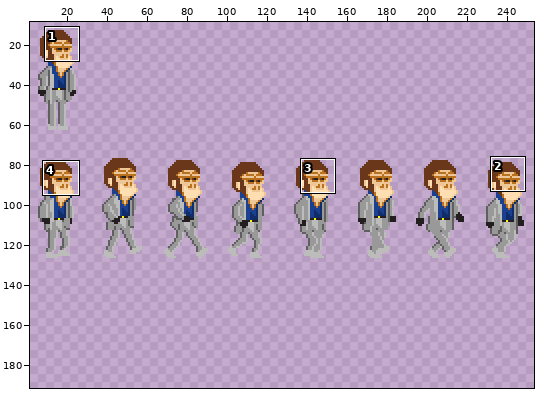
Sprite sheet -- ressources/images/characters/gorilla_mob4_walk.png. The first picture is a wide view before the edit; the outline marks the close-up.
Close-up. As it was:
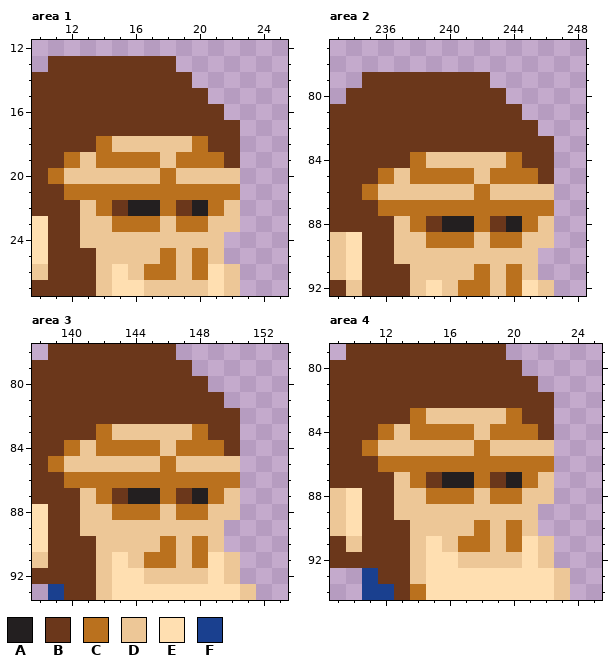
The file is 256x128 pixels. Colours within 5 levels of each other are drawn and written as one. Shown: area 1: x 10..25, y 12..27; area 2: x 233..248, y 77..92; area 3: x 138..153, y 78..93; area 4: x 9..25, y 79..94. The old version is drawn lined up with the new one, on the new canvas. The wide view leaves out empty margins. The commit also changed other parts of the picture, which this record leaves out.
Palette (. is transparent): A #231f20  B #6b371b  C #ba711e  D #edc797  E #ffdfb1  F #1a408f
Pixels before, area 1, first column x 10:
13 .BBBBBBBB....
14 BBBBBBBBBB...
15 BBBBBBBBBBB..
16 BBBBBBBBBBBB.
17 BBBBBBBBBBBBB
18 BBBBCDDDDDCBB
19 BBCDCCCCDCCCB
20 BCDDDDDDCDDDD
21 BBCCCCCCCCCCC
22 BBBDCBAACBACD
23 EBBDDCCCDCCDD
24 EBBDDDDDDDDD.
25 EBBBDDDDCDCD.
26 DBBBDEDCCDCED
27 BBBBDEEDDDDED
Pixels before, area 2, first column x 233:
79 ..BBBBBBBB....
80 .BBBBBBBBBB...
81 BBBBBBBBBBBB..
82 BBBBBBBBBBBBB.
83 BBBBBBBBBBBBBB
84 BBBBBCDDDDDCBB
85 BBBCDCCCCDCCCB
86 BBCDDDDDDCDDDD
87 BBBCCCCCCCCCCC
88 BBBBDCBAACBACD
89 DEBBDDCCCDCCDD
90 DEBBDDDDDDDDD.
91 DEBBBDDDDCDCD.
92 BDBBBDEDCCDCED
Pixels before, area 3, first column x 138:
78 .BBBBBBBB.....
79 BBBBBBBBBB....
80 BBBBBBBBBBB...
81 BBBBBBBBBBBB..
82 BBBBBBBBBBBBB.
83 BBBBCDDDDDCBB.
84 BBCDCCCCDCCCB.
85 BCDDDDDDCDDDD.
86 BBCCCCCCCCCCC.
87 BBBDCBAACBACD.
88 EBBDDCCCDCCDD.
89 EBBDDDDDDDDD..
90 EBBBDDDDCDCD..
91 DBBBDEDCCDCED.
92 BBBBDEEDDDDED.
93 .FBBDEEEEEEEED
Pixels before, area 4, first column x 9:
79 .BBBBBBBBBB....
80 BBBBBBBBBBBB...
81 BBBBBBBBBBBBB..
82 BBBBBBBBBBBBBB.
83 BBBBBCDDDDDCBB.
84 BBBCDCCCCDCCCB.
85 BBCDDDDDDCDDDD.
86 BBBCCCCCCCCCCC.
87 BBBBDCBAACBACD.
88 DEBBDDCCCDCCDD.
89 DEBBDDDDDDDDD..
90 DEBBBDDDDCDCD..
91 BDBBBDEDCCDCED.
92 BBBBBDEEDDDDED.
93 ..FBBDEEEEEEEED
94 ..FFBCEEEEEEEED
After:
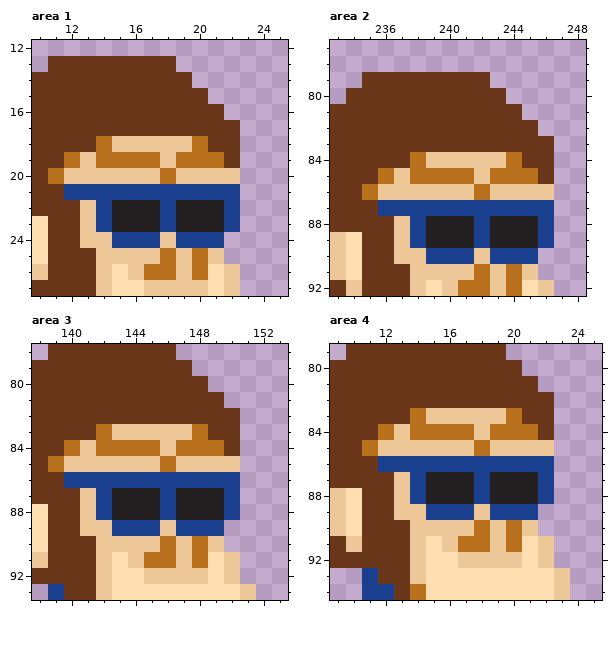
Changes in this commit:
canvas 256x128 -> 256x192, the old top-left corner now at 0,4
Area 1:
The author changed colour B to colour A in row 22 at x 15 and 19.
The author changed colour C to colour A in row 22 at x 21; in row 23 at x 15 to 17 and 19 to 20.
The author changed colour D to colour A in row 23 at x 21.
The author changed colour C to colour F in row 21 at x 12 to 22; in row 22 at x 14 and 18.
The author changed colour D to colour F in row 22 at x 22; in row 23 at x 14, 18 and 22; in row 24 at x 15 to 17 and 19 to 21.
Area 2:
The author changed colour B to colour A in row 88 at x 239 and 243.
The author changed colour C to colour A in row 88 at x 245; in row 89 at x 239 to 241 and 243 to 244.
The author changed colour D to colour A in row 89 at x 245.
The author changed colour C to colour F in row 87 at x 236 to 246; in row 88 at x 238 and 242.
The author changed colour D to colour F in row 88 at x 246; in row 89 at x 238, 242 and 246; in row 90 at x 239 to 241 and 243 to 245.
Area 3:
The author changed colour B to colour A in row 87 at x 143 and 147.
The author changed colour C to colour A in row 87 at x 149; in row 88 at x 143 to 145 and 147 to 148.
The author changed colour D to colour A in row 88 at x 149.
The author changed colour C to colour F in row 86 at x 140 to 150; in row 87 at x 142 and 146.
The author changed colour D to colour F in row 87 at x 150; in row 88 at x 142, 146 and 150; in row 89 at x 143 to 145 and 147 to 149.
Area 4:
The author changed colour B to colour A in row 87 at x 15 and 19.
The author changed colour C to colour A in row 87 at x 21; in row 88 at x 15 to 17 and 19 to 20.
The author changed colour D to colour A in row 88 at x 21.
The author changed colour C to colour F in row 86 at x 12 to 22; in row 87 at x 14 and 18.
The author changed colour D to colour F in row 87 at x 22; in row 88 at x 14, 18 and 22; in row 89 at x 15 to 17 and 19 to 21.
Changed places in both close-ups, as pixel boxes (x1, y1, x2, y2):
changed: (64, 184, 240, 248)
changed: (378, 200, 554, 264)
changed: (64, 472, 240, 536)
changed: (378, 456, 554, 520)
